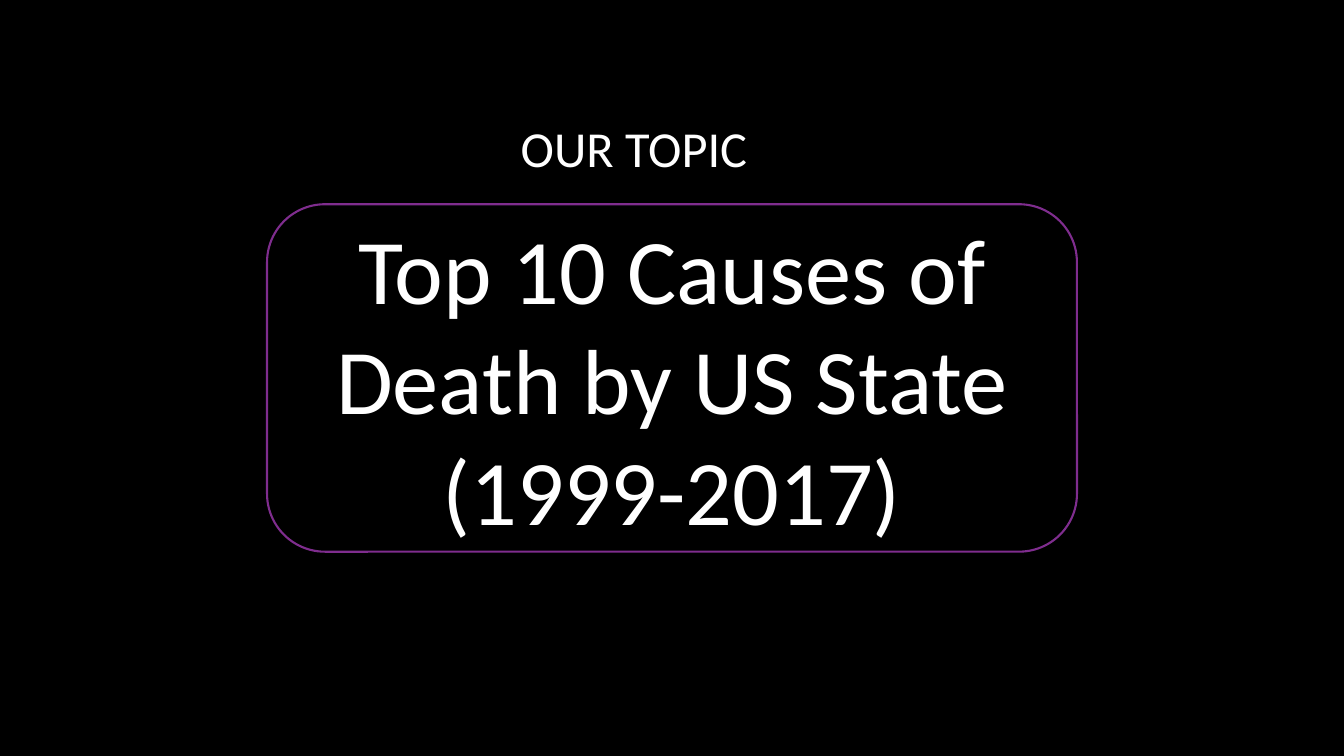
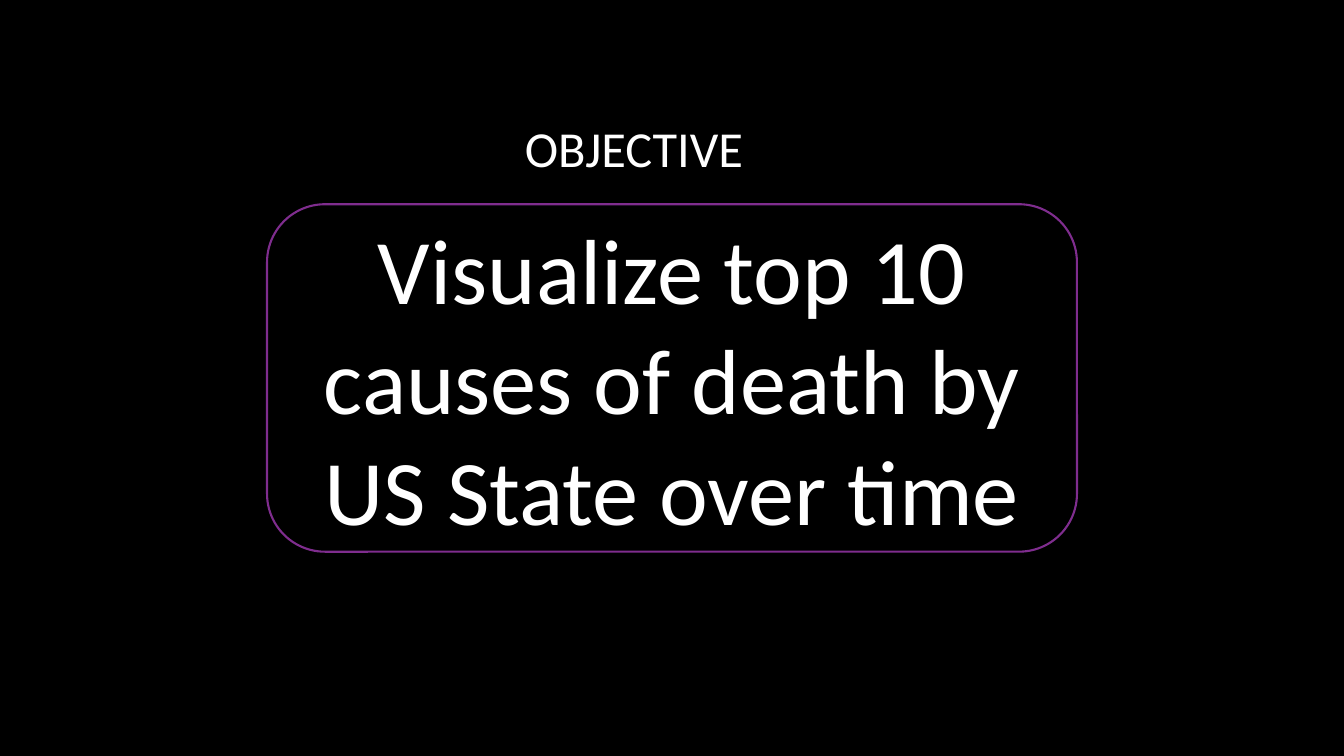
Before and after one commit to shriparna/us-mortality-stats, a slide deck: slide 2 of Presentation/project_03_group_04.pptx. Drawn at 1344x756 pixels with LibreOffice and Linux fonts; fonts in the diff are those of the drawing; background and template pictures are left out. Boxes give left, top, right and bottom in pixels: in the first picture for what was removed or moved away, otherwise in the second. Text is boxed around its words. In the diff, an @@ line names an element or a change of style, - is before the commit and + after.

```diff
--- a/Presentation/project_03_group_04.pptx
+++ b/Presentation/project_03_group_04.pptx
@@ title at [525,134,743,168]: text changed @@
-OUR TOPIC
+OBJECTIVE
@@ text in rounded rectangle at [324,240,1020,526]: text changed @@
-Top 10 Causes of Death by US State (1999-2017)
+Visualize top 10 causes of death by US State over time
```
Also in this commit, not shown: 6 slides added, 1 slide removed, 5 other files.
